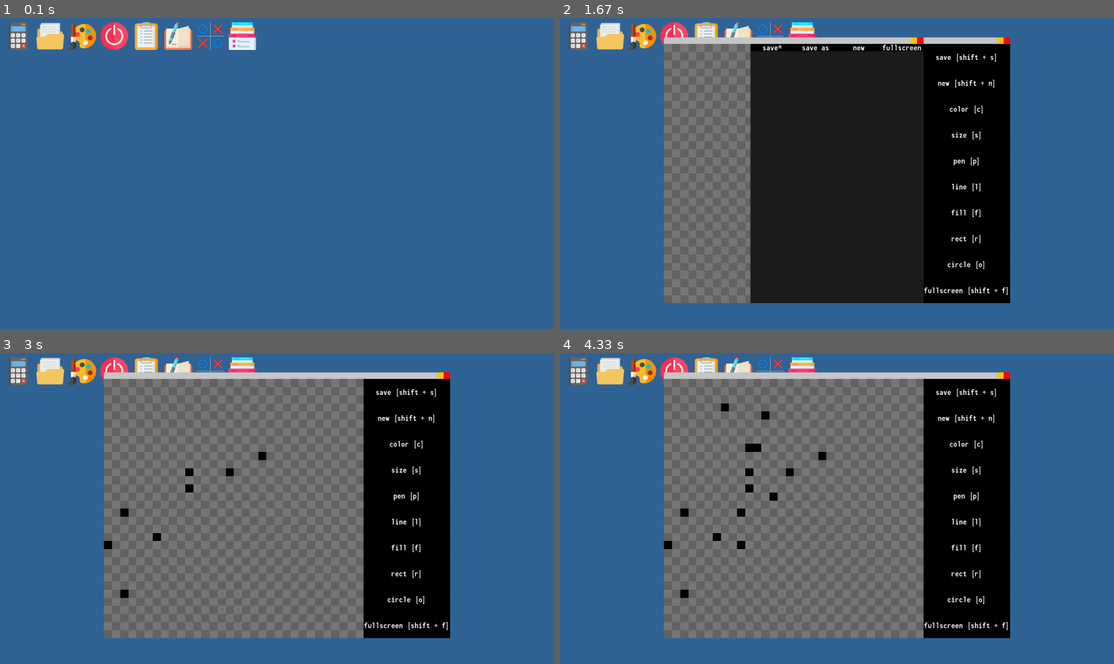
Above: before the commit, frames 1-4 (two rows, left to right).
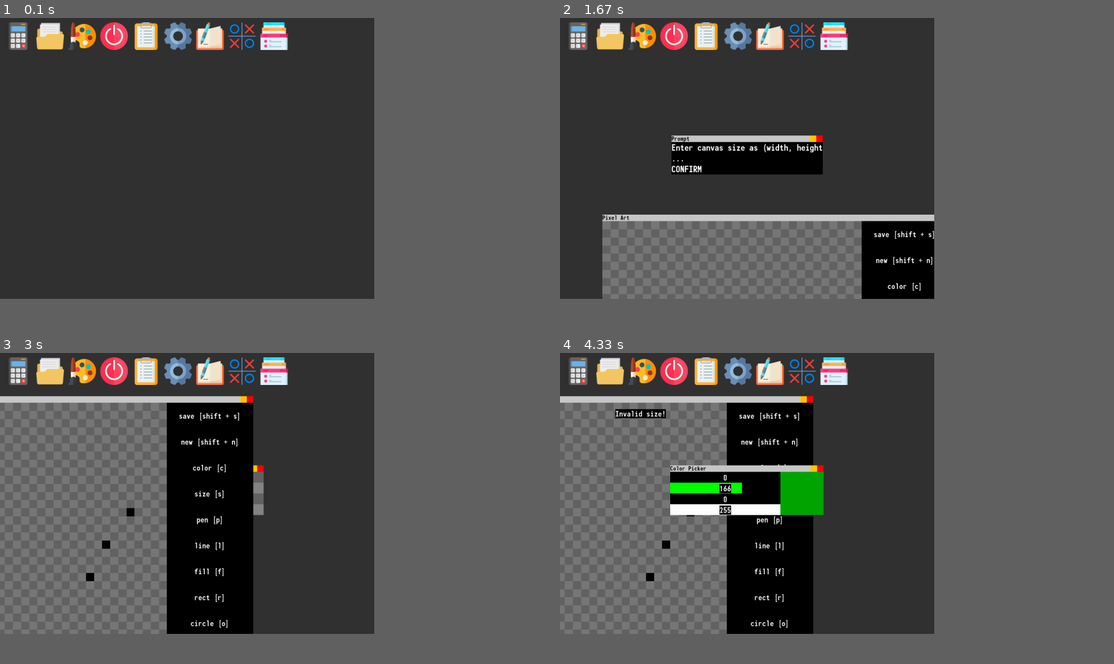
Above: after the commit, the same moments.

Repository: milktheinternet/pygameVOS
Game: pygame game, started from vos.py
Same seed, same stepped clock (60 frames per second), same inputs: the game is played once before the commit and once after it.
Inputs (mouse positions are in pixels of both pictures, inside the frame that each line leads up to):
- Up to frame 1 (0.1 s): no input
- Up to frame 2 (1.67 s): press the mouse at (643, 36) at 0.37 s; move the mouse to (687, 58) at 0.47 s; release the mouse at (731, 83) at 0.6 s; press the mouse at (748, 24) at 0.7 s; move the mouse to (759, 120) at 0.8 s; release the mouse at (776, 217) at 0.93 s; press the mouse at (897, 260) at 1.03 s; move the mouse to (853, 189) at 1.13 s; release the mouse at (803, 117) at 1.27 s; tap Enter at 1.33 s
- Up to frame 3 (3 s): press the mouse at (210, 552) at 1.7 s; move the mouse to (138, 474) at 1.8 s; release the mouse at (72, 399) at 1.93 s; press the mouse at (188, 474) at 2.03 s; move the mouse to (155, 533) at 2.13 s; release the mouse at (121, 592) at 2.27 s; press the mouse at (188, 489) at 2.37 s; move the mouse to (227, 474) at 2.47 s; release the mouse at (265, 455) at 2.6 s; press the mouse at (127, 514) at 2.7 s; move the mouse to (105, 545) at 2.8 s; release the mouse at (88, 580) at 2.93 s
- Up to frame 4 (4.33 s): press the mouse at (770, 492) at 3.03 s; move the mouse to (748, 449) at 3.13 s; release the mouse at (726, 408) at 3.27 s; tap Enter at 3.33 s; press the mouse at (748, 474) at 3.7 s; move the mouse to (759, 443) at 3.8 s; release the mouse at (764, 415) at 3.93 s; press the mouse at (748, 489) at 4.03 s; move the mouse to (742, 514) at 4.13 s; release the mouse at (742, 542) at 4.27 s
The window is 900x506 before the commit and 608x457 after it. Grey fills any space a smaller window leaves; there, only what the larger window draws over its background counts as a difference.

The runs differ from the first frame. In frame 1, 59% of the frame differs, in the area x 0-68%, y 0-91%; in frame 2, 53%; in frame 3, 63%; in frame 4, 65%, in the area x 0-82%, y 0-92%.

Commit message:
Added settings, help, dynamic resizing, shortcuts

Diff:
--- a/node_apps.py
+++ b/node_apps.py
@@ -56,6 +56,7 @@
 
 class SurfaceNode(Node):
     def __init__(self, app, pos=(0,0), size=(100, 100), alpha = False):
+        size = size_fix(size)
         super().__init__(app, pos)
         self.size = size
         self.srf = pg.Surface(size) if not alpha else pg.Surface(size, pg.SRCALPHA)
@@ -66,6 +67,7 @@
 
 class ImageNode(SurfaceNode):
     def __init__(self, app, pos=(0,0), size=(100, 100), srf=None, smooth=False):
+        size = size_fix(size)
         super().__init__(app, pos, size)
         if srf:
             self.srf = (pg.transform.smoothscale if smooth else pg.transform.scale)(srf, size)
@@ -73,6 +75,7 @@
 class SliderNode(SurfaceNode):
     def __init__(self, app, pos=(0,0), size=(250, 25), value=0, maximum=255, rounded=True, bg=(0,0,0),
                  fg=(255,255,255)):
+        size = size_fix(size)
         super().__init__(app, pos, size)
         self.value, self.maximum, self.rounded = value, maximum, rounded
         self.bg = bg
@@ -113,9 +116,13 @@
         pg.draw.rect(self.srf, self.fg, (0, 0, round(self.value/self.maximum*self.size[0]), self.size[1]))
         super().render()
 
+def size_fix(size):
+    return (round(max(1, size[0])), round(max(1, size[1])))
+
 class RectNode(Node):
     def __init__(self, app, pos=(0,0), size=(100, 100), color=(255,0,255)):
         super().__init__(app, pos)
+        size = size_fix(size)
         self.size = size
         self.srf = pg.Surface(size)
         self.color = color
@@ -127,6 +134,7 @@
     def __init__(self, app, pos=(0,0), size=(100, 100), text="This is a TextNode", font = None,
                  color=(255,255,255), background=(0,0,0), center = False, parent_srf = None,
                  nobg = False):
+        size = size_fix(size)
         super().__init__(app, pos, size, alpha = nobg)
         if parent_srf:
             self.parent_srf = parent_srf
@@ -156,6 +164,7 @@
 class ScrollTextNode(SurfaceNode):
     def __init__(self, app, pos=(0,0), size=(100, 100), text="This is a TextNode", font = None,
                  color=(255,255,255), background=(0,0,0), center = False, line_height = None, parent_srf = None):
+        size = size_fix(size)
         super().__init__(app, pos, size)
         if parent_srf:
             self.parent_srf = parent_srf
@@ -203,6 +212,7 @@
     def __init__(self, app, pos=(0,0), size=(100, 100), text="This is a ButtonNode",
                  font = None, color=(255,255,255), background=(0,0,0), on_press=None,
                  center = False):
+        size = size_fix(size)
         super().__init__(app, pos, size, text, font, color, background, center)
         self.on_press = on_press
         self.pressed = False
@@ -220,6 +230,7 @@
     def __init__(self, app, pos=(0,0), size=(100, 100), text="This is a SelectNode",
                  font = None, color=(255,255,255), background=(0,0,0), on_press=None,
                  center = False):
+        size = size_fix(size)
         super().__init__(app, pos, size, text, font, color, background, center)
         self.on_press = on_press
         self.selected = False
@@ -239,6 +250,7 @@
     def __init__(self, app, pos=(0,0), size=(100, 100), text="",
                  font = None, color=(255,255,255), background=(0,0,0), on_change=None,
                  center = False):
+        size = size_fix(size)
         self.on_change = on_change
         super().__init__(app, pos, size, text, font, color, background, self.clear_input, center)
     def clear_input(self):
--- a/users/username/apps/Calculator/app.py
+++ b/users/username/apps/Calculator/app.py
@@ -71,11 +71,14 @@
         BTN_H = (H - EXP_H)/ceil(len(button_data)/self.btns_per_row)
 
         x, y = 0, EXP_H
+        i = 0
         for text, on_press in button_data.items():
             btn = ButtonNode(self, size=(BTN_W-margin, BTN_H-margin), pos=(x+margin//2, y+margin//2), text=text, on_press=on_press, center=True, font = self.font)
             self.add(btn)
             x += BTN_W
-            if x >= W:
+            i += 1
+            if i>=self.btns_per_row:
+                i = 0
                 x = 0
                 y += BTN_H
 
--- /dev/null
+++ b/users/username/apps/Calculator/help.txt
@@ -0,0 +1,17 @@
+CALCULATOR HELP
+---
+
+You can type directly into the
+calculator.
+
+Press ENTER or click the '=' button to
+see a solution.
+
+Press BACKSPACE or click the '<-' button
+to remove the last character.
+
+Click the 'C' button to reset the
+calculator.
+
+Click the 'FS' button to toggle
+fullscreen mode.
--- a/users/username/apps/Desktop/app.py
+++ b/users/username/apps/Desktop/app.py
@@ -3,8 +3,6 @@
 class MyApp(WindowApp):
     def __init__(self, vos):
         super().__init__(vos, "Desktop")
-
-        self.bg = (50,100,150)
 
         self.icons = {}
 
@@ -30,6 +28,8 @@
         return srf
 
     def on_run(self):
+        settings = self.vos.get_app("Settings")
+        self.bg = eval(settings.get("desktop-background"))
         super().on_run()
         self.prep_app_btns()
         self.vos.on_run_funcs.append(self.on_vos_run)
--- /dev/null
+++ b/users/username/apps/Files/help.txt
@@ -0,0 +1,10 @@
+FILES HELP
+---
+
+Press UP or DOWN arrows to navigate
+between options.
+
+Press ENTER to select an option.
+
+The current path will be displayed at
+the top of the window.
--- /dev/null
+++ b/users/username/apps/Pixel Art/help.txt
@@ -0,0 +1,21 @@
+PIXEL ART HELP
+---
+
+You may click one of the buttons on the
+side bar, or the keyboard shortcut
+denoted with square brackets "[]".
+
+Save will export the image to
+"tmp/export.png"
+
+New will prompt for resolution. Close
+that prompt to cancel.
+
+Color and size set properties of the
+brush.
+
+Pen, line, fill, rect, and circle all
+represent different drawing modes.
+
+Press 'fullscreen' to toggle fullscreen
+mode.
--- /dev/null
+++ b/users/username/apps/Power Off/help.txt
@@ -0,0 +1,4 @@
+POWER OFF HELP
+---
+
+Open the app to end this VOS session.
--- a/users/username/apps/Resizer/app.py
+++ b/users/username/apps/Resizer/app.py
@@ -10,6 +10,7 @@
         app = super().run()
         app.target = target
         app.srf.set_alpha(200)
+        app.redraw()
 
     def update(self):
         inp = self.vos.input
@@ -27,11 +28,17 @@
             if ax > bx: ax, bx = bx, ax
             if ay > by: ay, by = by, ay
             w, h = bx - ax, by - ay
+            w = max(50, w)
+            h = max(50, h)
             self.target.resize((w, h))
+            self.target.render()
             self.target.x, self.target.y = ax, ay
-
-            self.srf.fill((0,0,0))
-            pg.draw.rect(self.srf, (255,255,255), self.target.rect)
+            self.redraw()
 
         if pg.K_RETURN in inp.keys:
             self.close()
+            self.target.focus()
+
+    def redraw(self):
+        self.srf.fill((0,0,0))
+        pg.draw.rect(self.srf, (255,255,255), self.target.rect)
--- /dev/null
+++ b/users/username/apps/Running/help.txt
@@ -0,0 +1,4 @@
+RUNNING HELP
+---
+
+Lists all currently running apps.
--- /dev/null
+++ b/users/username/apps/Settings/app.py
@@ -0,0 +1,98 @@
+from vos import *
+
+# SETTINGS APP
+class MyApp(WindowApp):
+    def __init__(self, vos):
+        super().__init__(vos, "Settings", (600,400))
+        self.settings_path = vos.path+self.path+"settings.json"
+        vos.log("SETTINGS PATH:",self.settings_path)
+
+    @property
+    def json(self):
+        return eval(open(self.settings_path).read())
+
+    def get(self, key):
+        return self.json.get(key)
+
+    def set(self, key, value):
+        json = self.json
+        json[key] = value
+        self.set_json(json)
+
+    def remove(self, key):
+        json = self.json
+        if key in json.keys():
+            del json[key]
+            self.set_json(json)
+
+    def set_json(self, json):
+        s = "{\n"
+        for key, value in json.items():
+            s += f"'{key}':'{value}',\n"
+        s += "}\n"
+        with open(self.settings_path,'w') as f: f.write(s)
+
+    def on_run(self):
+        super().on_run()
+        self.idx = 0
+        self.cache_json = self.json
+        self.font = self.vos.load_font(size=15)
+        self.line_height = 20
+        self.redraw()
+
+    def get_key(self, idx):
+        return list(self.cache_json.keys())[idx]
+
+    @property
+    def current_key(self):
+        return self.get_key(self.idx)
+
+    def update(self):
+        super().update()
+        inp = self.vos.input
+
+        changed = False
+        if pg.K_UP in inp.keys_inst:
+            self.idx -= 1
+            changed = True
+        if pg.K_DOWN in inp.keys_inst:
+            self.idx += 1
+            changed = True
+
+        if changed:
+            self.idx %= len(self.cache_json)
+            self.redraw()
+
+        if pg.K_RETURN in inp.keys_inst:
+            if pg.K_LSHIFT in inp.keys or \
+               pg.K_RSHIFT in inp.keys: # hold shift to create a new setting
+                def callback(key):
+                    def callback2(value):
+                        self.set(key, value)
+                        self.cache_json = self.json
+                        self.redraw()
+                        self.focus()
+                    prompt = f'Set a value for "{key}":'
+                    self.vos.get_app("Prompt").run(callback2, prompt)
+                prompt = 'Create a new setting:'
+            else:
+                def callback(text):
+                    self.set(self.current_key, text)
+                    self.cache_json = self.json
+                    self.redraw()
+                    self.focus()
+                prompt = f'Set a value for "{self.current_key}":'
+            self.vos.get_app("Prompt").run(callback, prompt)
+
+    def redraw(self):
+        self.srf.fill((0,0,0))
+        y2=0
+        if self.idx > self.res[1]//self.line_height:
+            y2 = - self.idx * self.line_height
+
+        for y in range(len(self.cache_json)):
+            key = self.get_key(y)
+            text = f'{key}: {self.cache_json.get(key)}'
+            text = self.font.render(text, True, (255,255,0) if y==self.idx else (255,255,255), (0,0,0))
+            self.srf.blit(text, (0, y2))
+            y2 += self.line_height
--- /dev/null
+++ b/users/username/apps/Settings/help.txt
@@ -0,0 +1,8 @@
+SETTINGS HELP
+---
+Use the UP and DOWN arrows to navigate
+different settings.
+
+Press ENTER to change a setting.
+
+Press SHIFT + ENTER to add a new setting.
--- /dev/null
+++ b/users/username/apps/Settings/settings.json
@@ -0,0 +1,3 @@
+{
+'desktop-background':'(50,50,50)',
+}
--- a/users/username/apps/Text Editor/app.py
+++ b/users/username/apps/Text Editor/app.py
@@ -4,6 +4,8 @@
 class MyApp(NodeApp):
     def __init__(self, vos, instancer=True):
         super().__init__(vos, "Text Editor", res=(400,600))
+
+        self.resizeable = True
 
         self.init_res = self.res
         self.fullscreen = False
@@ -39,6 +41,9 @@
     def toggle_fs(self):
         self.fullscreen = not self.fullscreen
         self.resize(self.vos.res if self.fullscreen else self.init_res)
+
+    def resize(self, res=None):
+        super().resize(res)
         self.setup_nodes()
 
     def open_path(self, path):
--- /dev/null
+++ b/users/username/apps/Text Editor/help.txt
@@ -0,0 +1,15 @@
+TEXT EDITOR HELP
+---
+
+Press the arrow keys to navigate between
+and within lines.
+
+save - saves current text file
+
+save as - allows you to determine a file
+name and save it wherever you like.
+
+new - creates a new, empty, unsaved
+document
+
+fullscreen - toggle fullscreen mode
--- a/vos.py
+++ b/vos.py
@@ -213,10 +213,19 @@
         self.delta = self.clock.get_time()
         self.time += self.delta
 
-        if pg.K_ESCAPE in self.input.keys_inst:
-            for app in self.running:
-                if app.name != "Desktop":
-                    app.close()
+        inp = self.input
+
+        if pg.K_ESCAPE in inp.keys:
+            if pg.K_x in inp.keys_inst:
+                for app in self.running:
+                    if app.name != "Desktop":
+                        app.close()
+            elif pg.K_q in inp.keys_inst:
+                self.input.quit = True
+            elif pg.K_r in inp.keys_inst and self.running:
+                app = self.running[-1]
+                if 'WindowApp' in app.flags:
+                    self.get_app("Resizer").run(app)
 
         for app in self.running:
             if app.active:
@@ -232,5 +241,5 @@
         pg.display.update()
 
 if __name__ == "__main__":
-    VOS(user="username").start()
+    VOS(res=(650*4//3, 650), user="username").start()
     pg.display.quit()
--- a/vos_apps.py
+++ b/vos_apps.py
@@ -181,6 +181,9 @@
         pg.draw.rect(self.tab_srf, self.tab_minimize, (w-h*2, 0, h, h))
         if self.resizeable:
             pg.draw.rect(self.tab_srf, self.tab_resize, (w-h*3, 0, h, h))
+
+        rendered = self.vos.load_font(size=13).render(self.name, True, (0,0,0))
+        self.tab_srf.blit(rendered, (0, h-rendered.get_height()))
 
     @property
     def tab_pos(self):
Binary file added: users/username/apps/Settings/icon.png
